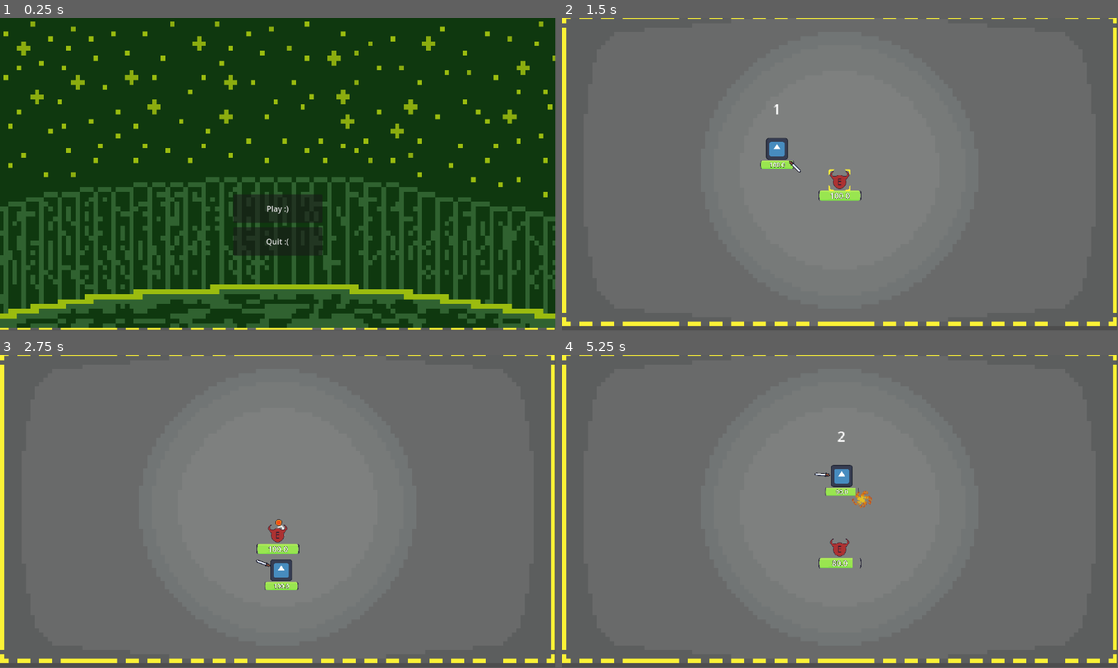
Above: before the commit, frames 1-4 (two rows, left to right).
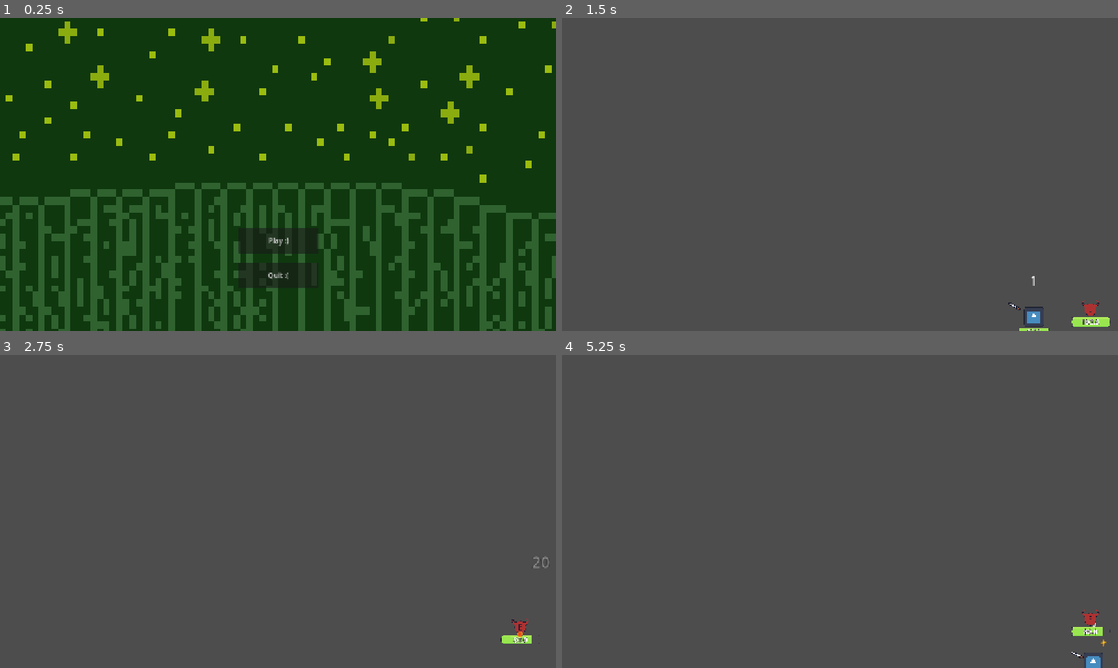
Above: after the commit, the same moments.

Repository: Darkcitrus/darkspracticegame-main
Game: Godot game, scene res://scenes/TestingArea.tscn
Same seed, same stepped clock (60 frames per second), same inputs: the game is played once before the commit and once after it. The engine's default icon, where the game draws it, is replaced by a stand-in: a white triangle on a blue panel in a dark square.
Inputs (mouse positions are in pixels of both pictures, inside the frame that each line leads up to):
- Up to frame 1 (0.25 s): no input
- Up to frame 2 (1.5 s): click "Play :)" at 0.5 s; tap Enter at 1.25 s; move the mouse to (840, 212) at 1.27 s; hold Right (ui_right) from 1.28 s (still down); tap Shift (dash) at 1.35 s; click (840, 212) at 1.42 s
- Up to frame 3 (2.75 s): tap Space (ui_select) at 1.52, 2.27 s; move the mouse to (166, 527) at 2.02 s; release Right (ui_right) at 2.03 s; hold Down (ui_down) from 2.03 s (still down); click (166, 527) at 2.1 s
- Up to frame 4 (5.25 s): move the mouse to (895, 442) at 2.77 s; release Down (ui_down) at 2.78 s; hold Right (ui_right) 2.78-3.53 s; hold Right mouse button (right_click) 2.78-3.53 s; move the mouse to (812, 574) at 3.52 s; hold Up (ui_up) 3.53-4.28 s; tap Delete at 3.6 s; click (812, 574) at 3.67 s; tap Space (ui_select) at 3.77, 4.52 s; move the mouse to (1006, 558) at 4.27 s; hold Left (ui_left) from 4.28 s (still down); tap Tab at 4.35 s; move the mouse to (673, 464) at 5.02 s; tap Backspace at 5.1 s
In our replay, the window is 799x449 before the commit and 800x450 after it. These sizes can differ from the game's own. Grey fills any space a smaller window leaves; there, only what the larger window draws over its background counts as a difference.

The runs differ from the first frame. In frame 1, 28% of the frame differs, in the area x 0-100%, y 0-100%; in frame 2, 87%; in frame 3, 87%; in frame 4, 87%.

Commit message:
Refactor game world and UI elements; adjust player and dummy positions, enhance collision shapes, and improve project settings for better performance

Diff:
--- a/game_world.tscn
+++ b/game_world.tscn
@@ -6,15 +6,8 @@
 
 [node name="GameWorld" type="Node2D"]
 
-[node name="Camera2D" type="Camera2D" parent="." groups=["UI"]]
-light_mask = 15
-visibility_layer = 15
-z_index = 4
-scale = Vector2(0.354, 0.354)
-
 [node name="Player" parent="." instance=ExtResource("1_ea1x0")]
 texture_filter = 5
-position = Vector2(-255, 0)
 platform_on_leave = 2
 
 [node name="PlayerAttack" parent="Player" index="1"]
@@ -26,7 +19,20 @@
 [node name="Dummy Manager" parent="." instance=ExtResource("2_e08lw")]
 
 [node name="World Border" parent="." groups=["World"] instance=ExtResource("3_e3xe6")]
-position = Vector2(-403, -212)
+
+[node name="CollisionShape2D2" parent="World Border" index="0"]
+position = Vector2(0, -542)
+
+[node name="CollisionShape2D3" parent="World Border" index="1"]
+position = Vector2(0, 542)
+
+[node name="CollisionShape2D" parent="World Border" index="2"]
+position = Vector2(-960, 0)
+
+[node name="CollisionShape2D4" parent="World Border" index="3"]
+position = Vector2(959, 0)
+
+[node name="Camera2D" type="Camera2D" parent="." groups=["UI"]]
 
 [editable path="Player"]
 [editable path="Dummy Manager"]
--- a/project.godot
+++ b/project.godot
@@ -18,6 +18,12 @@
 [autoload]
 
 RespawnManager="*res://scripts/respawn_manager.gd"
+
+[display]
+
+window/size/viewport_width=1280
+window/size/viewport_height=720
+window/stretch/mode="canvas_items"
 
 [dotnet]
 
--- a/scenes/TestingArea.tscn
+++ b/scenes/TestingArea.tscn
@@ -11,14 +11,16 @@
 [node name="Testing Area" type="Node2D" groups=["UI"]]
 script = ExtResource("1_4nlp4")
 
+[node name="Camera2D" type="Camera2D" parent="."]
+
 [node name="Background" type="Sprite2D" parent="." groups=["World"]]
+visible = false
 show_behind_parent = true
 light_mask = 9
 visibility_layer = 15
 z_index = -10
 texture_filter = 1
-position = Vector2(576, 327)
-scale = Vector2(0.899219, 0.897222)
+scale = Vector2(1.49297, 1.49583)
 texture = ExtResource("9_led6v")
 
 [node name="Menu" type="Node2D" parent="." groups=["UI"]]
@@ -28,35 +30,83 @@
 [node name="MenuBG" type="Sprite2D" parent="Menu"]
 z_index = 2
 texture_filter = 1
-position = Vector2(576, 323)
-scale = Vector2(1.19487, 1.292)
+position = Vector2(6.10352e-05, 3.05176e-05)
+scale = Vector2(1.911, 2.154)
 texture = ExtResource("3_e11ah")
 
 [node name="QuitButton" type="Button" parent="Menu"]
 z_index = 2
 texture_filter = 6
-offset_left = 484.0
-offset_top = 437.0
-offset_right = 669.0
-offset_bottom = 496.0
+offset_left = -92.0
+offset_top = 202.0
+offset_right = 93.0
+offset_bottom = 261.0
 text = "Quit :("
 script = ExtResource("4_4yquy")
 
 [node name="PlayButton" type="Button" parent="Menu"]
 z_index = 2
 texture_filter = 6
-offset_left = 484.0
-offset_top = 369.0
-offset_right = 669.0
-offset_bottom = 428.0
+anchors_preset = 5
+anchor_left = 0.5
+anchor_right = 0.5
+offset_left = -92.0
+offset_top = 122.0
+offset_right = 93.0
+offset_bottom = 181.0
+grow_horizontal = 2
 text = "Play :)"
 script = ExtResource("5_ob1lq")
 
 [node name="GameWorld" parent="." instance=ExtResource("7_88wd7")]
-position = Vector2(576, 327)
 
-[node name="Dummy Manager" parent="GameWorld" index="2"]
+[node name="Player" parent="GameWorld" index="0"]
+position = Vector2(-372, 0)
+
+[node name="PlayerMovement" parent="GameWorld/Player" index="0"]
+visible = false
+
+[node name="PlayerAttack" parent="GameWorld/Player" index="1"]
+visible = false
+
+[node name="PlayerHealth" parent="GameWorld/Player" index="2"]
+visible = false
+
+[node name="PlayerCollision" parent="GameWorld/Player" index="4"]
+visible = false
+
+[node name="Projectiles" parent="GameWorld/Player" index="5"]
+visible = false
+
+[node name="DashCount" parent="GameWorld/Player" index="6"]
+visible = false
+
+[node name="HealthBar" parent="GameWorld/Player" index="7"]
+visible = false
+
+[node name="Dummy Manager" parent="GameWorld" index="1"]
 scale = Vector2(0.45, 0.45)
+
+[node name="Dummy" parent="GameWorld/Dummy Manager" index="0"]
+visible = false
+
+[node name="World Border" parent="GameWorld" index="2"]
+visible = false
+
+[node name="CollisionShape2D2" parent="GameWorld/World Border" index="0"]
+position = Vector2(0, -538)
+
+[node name="CollisionShape2D3" parent="GameWorld/World Border" index="1"]
+position = Vector2(0, 539)
+
+[node name="CollisionShape2D" parent="GameWorld/World Border" index="2"]
+position = Vector2(-955, 0)
+
+[node name="CollisionShape2D4" parent="GameWorld/World Border" index="3"]
+position = Vector2(956, 0)
+
+[node name="Camera2D" parent="GameWorld" index="3"]
+visible = false
 
 [editable path="GameWorld"]
 [editable path="GameWorld/Player"]
--- a/scenes/character_body_2d.tscn
+++ b/scenes/character_body_2d.tscn
@@ -18,7 +18,6 @@
 height = 96.0452
 
 [node name="Player" type="CharacterBody2D" groups=["Player"]]
-position = Vector2(318, 329)
 scale = Vector2(0.354, 0.354)
 input_pickable = true
 motion_mode = 1
--- a/scenes/world_border.tscn
+++ b/scenes/world_border.tscn
@@ -2,38 +2,36 @@
 
 [sub_resource type="WorldBoundaryShape2D" id="WorldBoundaryShape2D_3bnk7"]
 normal = Vector2(0, 1)
-distance = 326.0
+distance = 2.0
 
 [sub_resource type="WorldBoundaryShape2D" id="WorldBoundaryShape2D_fwyp5"]
-distance = 329.0
+distance = 4.0
 
 [sub_resource type="WorldBoundaryShape2D" id="WorldBoundaryShape2D_fbsfb"]
 normal = Vector2(1, 0)
-distance = 9.0
+distance = 1.0
 
 [sub_resource type="WorldBoundaryShape2D" id="WorldBoundaryShape2D_c8c3x"]
 normal = Vector2(-1, 0)
-distance = 58.0
 
 [node name="World Border" type="StaticBody2D"]
-position = Vector2(173, 108)
 
 [node name="CollisionShape2D2" type="CollisionShape2D" parent="."]
-position = Vector2(386, -429)
+position = Vector2(0, -960)
 shape = SubResource("WorldBoundaryShape2D_3bnk7")
 metadata/_edit_group_ = true
 
 [node name="CollisionShape2D3" type="CollisionShape2D" parent="."]
-position = Vector2(386, 855)
+position = Vector2(0, 960)
 shape = SubResource("WorldBoundaryShape2D_fwyp5")
 metadata/_edit_group_ = true
 
 [node name="CollisionShape2D" type="CollisionShape2D" parent="."]
-position = Vector2(-170, 214)
+position = Vector2(-1080, 0)
 shape = SubResource("WorldBoundaryShape2D_fbsfb")
 metadata/_edit_group_ = true
 
 [node name="CollisionShape2D4" type="CollisionShape2D" parent="."]
-position = Vector2(1027, 183)
+position = Vector2(1080, 0)
 shape = SubResource("WorldBoundaryShape2D_c8c3x")
 metadata/_edit_group_ = true
--- a/scripts/PlayerMovement.gd
+++ b/scripts/PlayerMovement.gd
@@ -16,7 +16,7 @@
 	dodge_recovery.timeout.connect(_on_dodge_recovery_timeout)
 	dodge_cooldown.timeout.connect(_on_dodge_cooldown_timeout)
 
-func _physics_process(delta):
+func _physics_process(_delta):
 	# Skip movement if knockback is active
 	if player.knockback_active:
 		return
--- a/scripts/dummy.gd
+++ b/scripts/dummy.gd
@@ -43,9 +43,12 @@
 	add_to_group("Enemy")  # Add dummy to Enemy group
 	add_to_group("Targetable")  # Add to Targetable group for fireball targeting
 
-	# Store initial position and oscillation time
+	# Store initial position but don't apply oscillation immediately
 	initial_position = position
 	oscillation_start_time = Time.get_ticks_msec() / 1000.0
+
+	# Add a short delay before starting oscillation
+	await get_tree().create_timer(0.1).timeout
 
 	# Set up collisions - REMOVED mouse detection settings
 	monitoring = true
@@ -123,12 +126,17 @@
 			# Move towards original position
 			knockback_position_offset += return_direction * return_distance
 
-	# Calculate oscillation - always maintain this regardless of knockback
-	var time = Time.get_ticks_msec() / 1000.0 - oscillation_start_time
-	var oscillation_offset = Vector2(0, sin(time * frequency * PI * 2) * amplitude)
-
-	# Apply both oscillation and knockback to position
-	position = initial_position + oscillation_offset + knockback_position_offset
+	# Only apply oscillation if we're past the initial delay
+	if Time.get_ticks_msec() / 1000.0 > oscillation_start_time + 0.1:
+		# Calculate oscillation offset
+		var time_elapsed = Time.get_ticks_msec() / 1000.0 - oscillation_start_time
+		var oscillation_offset = Vector2.UP * amplitude * sin(time_elapsed * frequency * 2 * PI)
+
+		# Apply to position
+		position = initial_position + oscillation_offset + knockback_position_offset
+	else:
+		# Keep exactly at initial position during the initial delay
+		position = initial_position + knockback_position_offset
 
 	# Always check for player as potential target
 	if shoots_fireballs and alive:
@@ -241,8 +249,14 @@
 func reset_position(pos: Vector2):
 	initial_position = pos
 	position = pos
+	# Reset oscillation time to create a small delay
 	oscillation_start_time = Time.get_ticks_msec() / 1000.0
 	print("Dummy reset to position: ", pos)
+
+	# Explicitly cancel any ongoing oscillation
+	knockback_position_offset = Vector2.ZERO
+	knockback_active = false
+	knockback_return_active = false
 
 func shoot_fireball():
 	if !alive or !shoots_fireballs:
--- a/scripts/dummy_manager.gd
+++ b/scripts/dummy_manager.gd
@@ -7,14 +7,17 @@
 func _ready():
 	if get_child_count() > 0:
 		var first_dummy = get_child(0)
+		# Store the original dummy's position and scale without any offset
 		spawn_position = first_dummy.position
-		# Store the original dummy's scale
 		original_scale = first_dummy.scale
 		print("DummyManager: Original dummy scale is ", original_scale)
+		print("DummyManager: Original dummy position is ", spawn_position)
 
 		connect_dummy(first_dummy)
-		# Make sure initial position is set correctly for the first dummy
+		# Reset position explicitly to avoid oscillation offset on start
 		first_dummy.reset_position(spawn_position)
+		# Ensure dummy is exactly at its position without oscillation on start
+		first_dummy.position = spawn_position
 		print("DummyManager: Connected to first dummy at position ", spawn_position)
 
 func _on_dummy_died(pos: Vector2):
@@ -25,14 +28,18 @@
 func spawn_new_dummy(pos: Vector2):
 	var new_dummy = dummy_scene.instantiate()
 	add_child(new_dummy)
+
 	# Set scale to match the original dummy
 	new_dummy.scale = original_scale
 	print("DummyManager: Setting new dummy scale to ", original_scale)
 
+	# Position must be set before calling reset_position
 	new_dummy.position = pos
 	connect_dummy(new_dummy)
-	# Explicitly reset position to ensure oscillation starts correctly
+	# Reset oscillation parameters
 	new_dummy.reset_position(pos)
+	# Ensure position is exactly correct by setting it after reset
+	new_dummy.position = pos
 	print("DummyManager: New dummy spawned at position: ", pos)
 
 func connect_dummy(dummy):
--- a/scripts/fire_ball.gd
+++ b/scripts/fire_ball.gd
@@ -183,7 +183,7 @@
 		object.take_damage(damage_info["damage"], damage_info["is_crit"])
 		print("FIREBALL: Damage applied: ", damage_info["damage"])
 
-		# Apply knockback based on object type
+ 		# Apply knockback based on object type
 		if object.has_method("apply_knockback_from_fireball"):
 			object.apply_knockback_from_fireball(global_position, damage_info["is_crit"])
 			print("FIREBALL: Applied knockback to " + object.name)
